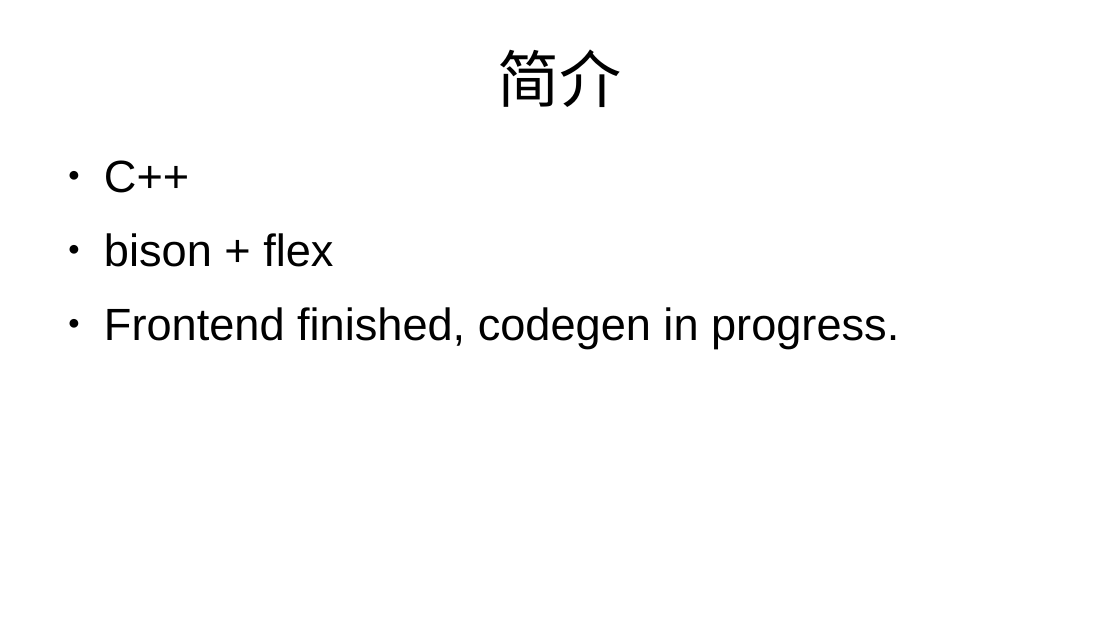
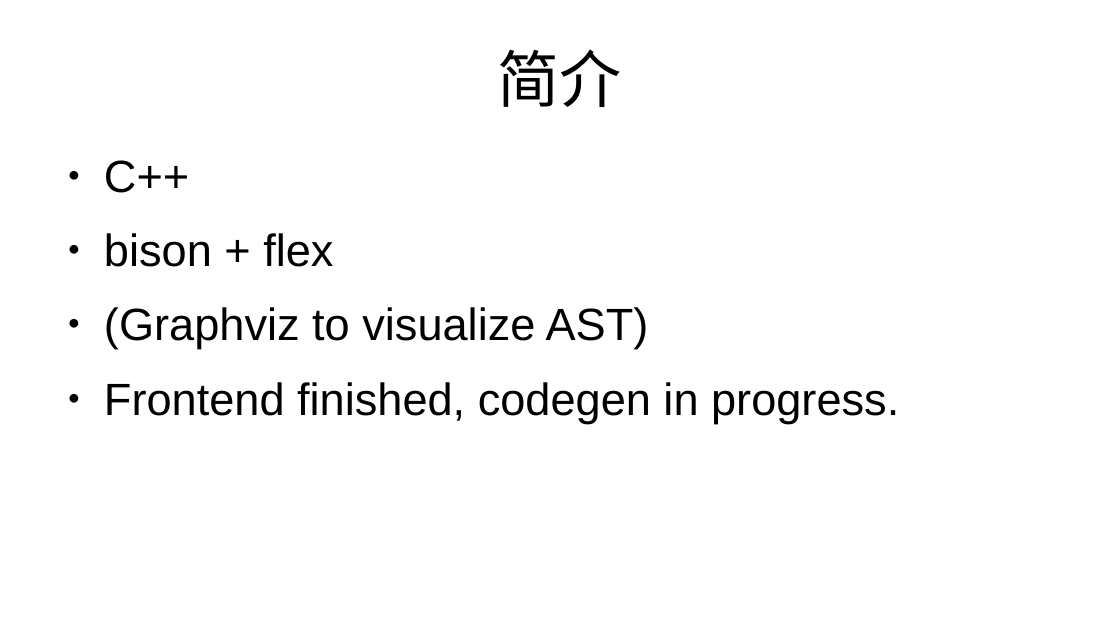
Before and after one commit to lulitao1997/minijavac, a slide deck: slide 2 of doc/report.odp. Drawn at 1120x630 pixels with LibreOffice and Linux fonts; fonts in the diff are those of the drawing. Boxes give left, top, right and bottom in pixels: in the first picture for what was removed or moved away, otherwise in the second. Text is boxed around its words. In the diff, an @@ line names an element or a change of style, - is before the commit and + after.

```diff
--- a/doc/report.odp
+++ b/doc/report.odp
@@ text at (104, 307, 649, 349): paragraph added @@
+● (Graphviz to visualize AST)
```
Also in this commit, not shown: 4 other slides changed, 3 slides added, 1 slide removed, 16 other files.
